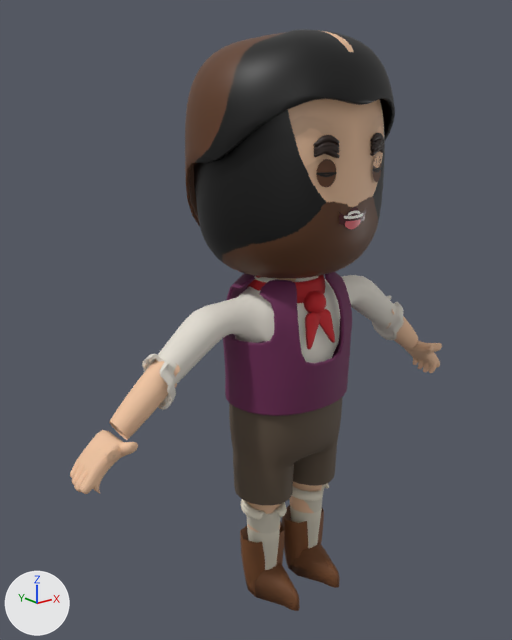
Two versions of the glTF model src/assets/chars/char_protagonista.glb, one commit apart.
Camera for both pictures: a 50 mm lens placed at (-1.302, -1.48, 1.477), pointed at (-0.066, 0.066, 0.859). Arrows for +X, +Y and +Z are at lower left; the lights stay in place. The picture after the commit comes second. Where no turn or scale is listed for an object, it has been applied to the vertices. Vertices at exactly the same position are counted once.

Before the edit, the objects in view are built like this:
```python
me_eyelid_closed = bpy.data.meshes.new('Eyelid_Closed')
me_eyelid_closed.from_pydata(...)  # 78 vertices, 72 faces; spans x -0.115..0.115, y -0.008..0.008, z -0.034..0.034
# faces by material slot: [32, 40]
me_eyelid_closed.materials.append(mat_mat_protagonista_face)  # picture img_t_protagonista_face
me_eyelid_closed.materials.append(mat_mat_eyes)  # picture img_t_eyes
me_hair_001 = bpy.data.meshes.new('Hair.001')
me_hair_001.from_pydata(...)  # 1490 vertices, 2976 faces; spans x -0.292..0.292, y -0.261..0.266, z 1.065..1.641
me_hair_001.materials.append(mat_mat_protagonista_face)  # picture img_t_protagonista_face
me_hand_r_fist = bpy.data.meshes.new('Hand_R_Fist')
me_hand_r_fist.from_pydata(...)  # 354 vertices, 704 faces; spans x -0.0479..0.0479, y -0.0654..0.0654, z -0.0667..0.0667
me_hand_r_fist.materials.append(mat_mat_protagonista_body)  # picture img_t_protagonista_body
me_head_001 = bpy.data.meshes.new('Head.001')
me_head_001.from_pydata(...)  # 863 vertices, 1648 faces; spans x -0.265..0.265, y -0.243..0.209, z 1.006..1.487
me_head_001.materials.append(mat_mat_protagonista_face)  # picture img_t_protagonista_face
ob_eyelid_closed = bpy.data.objects.new('Eyelid_Closed', me_eyelid_closed)
ob_eyelid_closed.location = (0.0, -0.234, 1.305)
ob_hair = bpy.data.objects.new('Hair', me_hair_001)
ob_hair.location = (0.0, 0.0, 0.0)
ob_hand_r_fist = bpy.data.objects.new('Hand_R_Fist', me_hand_r_fist)
ob_hand_r_fist.location = (-0.613, -0.016, 0.612)
ob_head = bpy.data.objects.new('Head', me_head_001)
ob_head.location = (0.0, 0.0, 0.0)
# also in view: 'Body' at (0.0, -0.005, 0.525); 'Hand_R_Open' at (-0.622, -0.022, 0.623); 'Acc_Scarf' at (0.0, -0.016, 0.921)
```
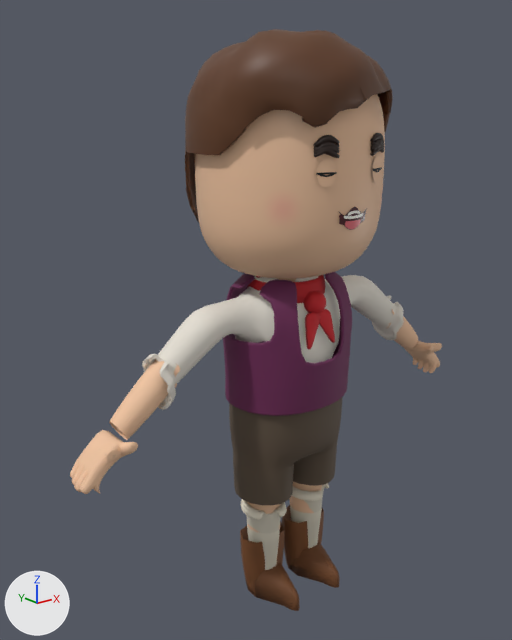
Where the change shows, as pixel boxes [x1, y1, x2, y2] in the pictures (512 x 640 px; the box of a moved part takes in the faces that stretch with it):
'Hair', reshaped
    before: [185, 30, 395, 227]
    after: [185, 29, 393, 222]
part 1 of me_eyelid_closed, surface changed (brown to beige)
    both: [317, 156, 381, 187]
part 2 of me_head_001, moved or reshaped
    before: [369, 99, 384, 120]
    after: [367, 94, 384, 121]
part 3 of me_head_001, moved or reshaped
    before: [214, 99, 333, 179]
    after: [209, 110, 298, 179]
part 4 of me_head_001, moved or reshaped
    before: [194, 163, 199, 212]
    after: [194, 154, 199, 212]
part 5 of me_head_001, surface changed (lighter)
    both: [195, 102, 385, 278]

Patch to the scene script:
```diff
--- a/src/assets/chars/char_protagonista.glb.py
+++ b/src/assets/chars/char_protagonista.glb.py
@@ me_eyelid_closed @@
 me_eyelid_closed.from_pydata(...)  # 78 vertices, 72 faces; spans x -0.115..0.115, y -0.008..0.008, z -0.034..0.034
 # used by ob_eyelid_closed; location = (0.0, -0.234, 1.305)
+# me_eyelid_closed part 1: texture (UV) coordinates of 32 of 72 faces, centred in x -0.105..0.105, y -0.006..0.005, z -0.022..0.022, changed; they spanned u 0.14..0.23, v 0.0..0.1 and now span u 0.0..0.34, v 0.0..0.05
 me_eyelid_closed.materials.append(mat_mat_protagonista_face)
@@ me_head_001 @@
 # used by ob_head; location = (0.0, 0.0, 0.0)
-me_head_001.from_pydata(...)  # 863 vertices, 1648 faces; spans x -0.265..0.265, y -0.243..0.209, z 1.006..1.487
+me_head_001.from_pydata(...)  # 915 vertices, 1744 faces; spans x -0.265..0.265, y -0.243..0.219, z 1.006..1.52
+# me_head_001 part 2: 11 vertices moved from x 0.064..0.263, y -0.209..-0.019, z 1.341..1.487 to x 0.063..0.263, y -0.209..-0.017, z 1.34..1.488; 11 vertices removed from x 0.086..0.258, y -0.202..-0.05, z 1.391..1.487; 29 vertices added at x 0.077..0.26, y -0.202..-0.04, z 1.385..1.52
+# me_head_001 part 3: 11 vertices moved from x -0.263..-0.064, y -0.209..-0.019, z 1.341..1.487 to x -0.263..-0.063, y -0.209..-0.017, z 1.34..1.488; 11 vertices removed from x -0.258..-0.086, y -0.202..-0.05, z 1.391..1.487; 29 vertices added at x -0.26..-0.077, y -0.202..-0.04, z 1.385..1.52
+# me_head_001 part 4: 12 vertices moved from x -0.236..-0.075, y 0.111..0.208, z 1.098..1.339 to x -0.235..-0.073, y 0.11..0.209, z 1.098..1.341; 8 vertices removed from x -0.218..-0.088, y 0.144..0.209, z 1.11..1.291; 16 vertices added at x -0.213..-0.077, y 0.142..0.219, z 1.115..1.307
+# me_head_001 part 5: 1578 kept faces spanning x -0.265..0.265, y -0.243..0.209, z 1.006..1.488 get new texture (UV) coordinates
+# other edits to the shape of me_head_001 do not show in these pictures
 me_head_001.materials.append(mat_mat_protagonista_face)
@@ me_hair_001 @@
 # used by ob_hair; location = (0.0, 0.0, 0.0)
-me_hair_001.from_pydata(...)  # 1490 vertices, 2976 faces; spans x -0.292..0.292, y -0.261..0.266, z 1.065..1.641
+me_hair_001.from_pydata(...)  # 1400 vertices, 2796 faces; spans x -0.292..0.291, y -0.271..0.265, z 1.052..1.633
+# me_hair_001 part 6: 2 vertices moved within x -0.254..0.175, y 0.046..0.162, z 1.499..1.52; 1482 vertices removed from x -0.292..0.292, y -0.261..0.266, z 1.065..1.641; 1392 vertices added at x -0.292..0.291, y -0.271..0.265, z 1.052..1.633
 me_hair_001.materials.append(mat_mat_protagonista_face)
```
